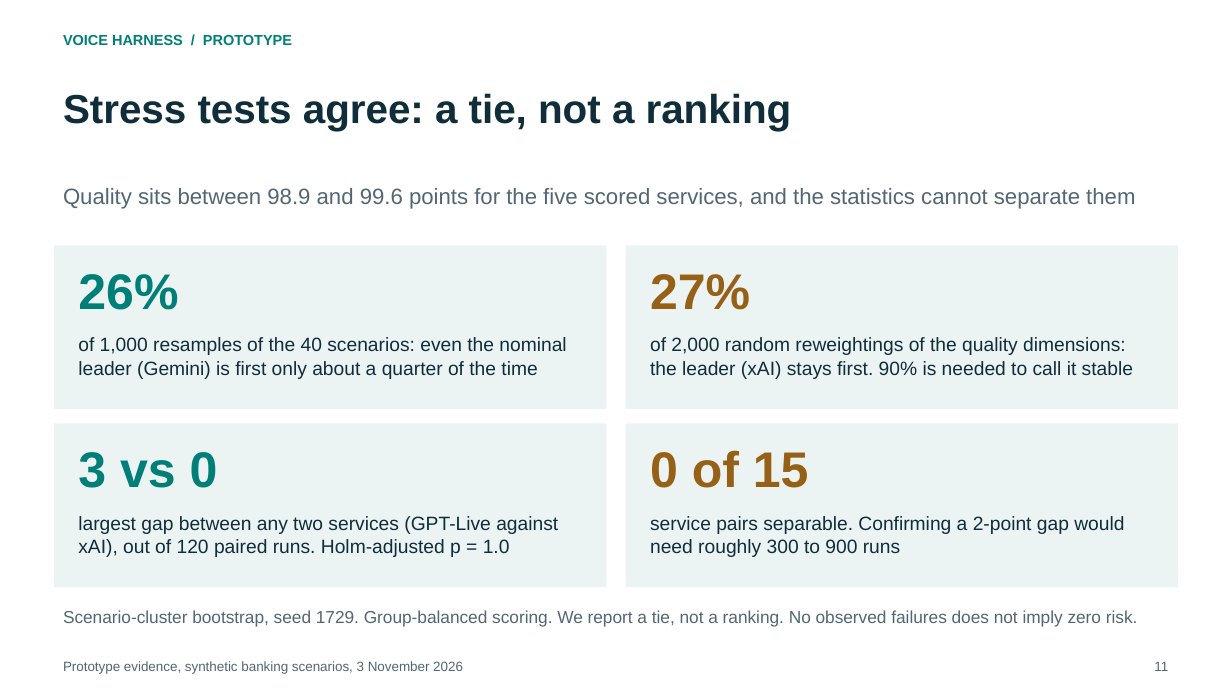
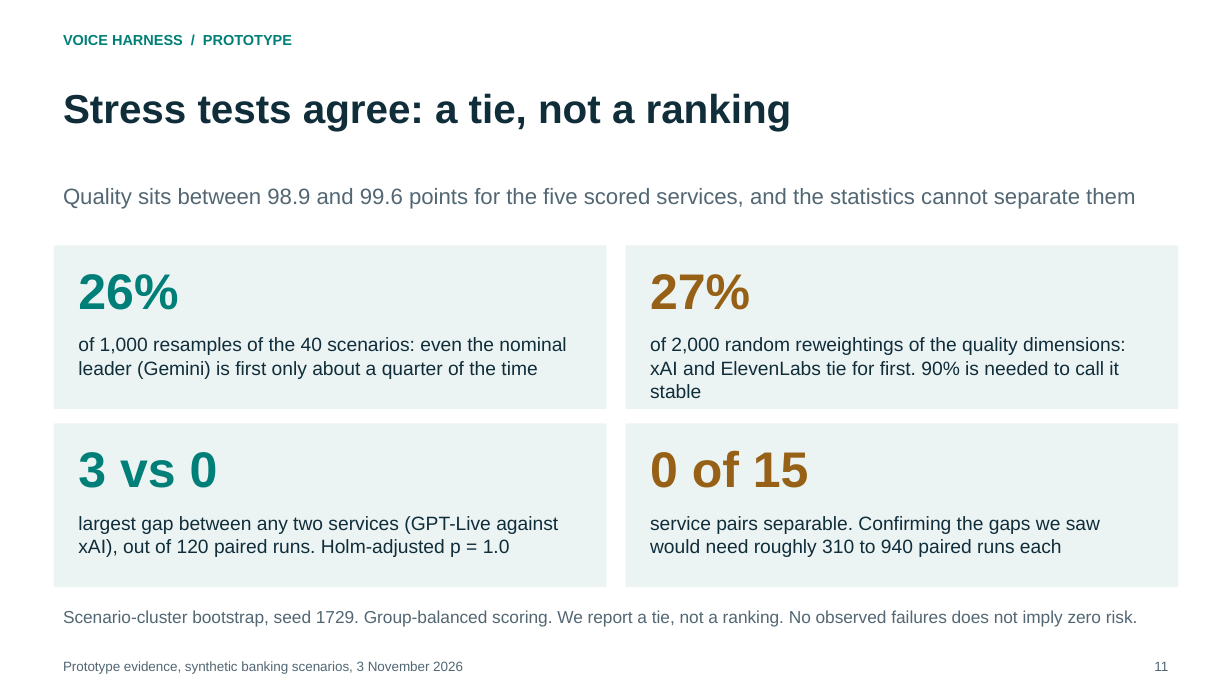
Before and after one commit to Ready2k/Voice_harness, a slide deck: slide 11 of output/consulting-2026-10-31/deliverables/Voice-Harness-Decision-Briefing-v5.pptx. Drawn at 1232x693 pixels with LibreOffice and Linux fonts; fonts in the diff are those of the drawing. Boxes give left, top, right and bottom in pixels: in the first picture for what was removed or moved away, otherwise in the second. Text is boxed around its words. In the diff, an @@ line names an element or a change of style, - is before the commit and + after.

```diff
--- a/output/consulting-2026-10-31/deliverables/Voice-Harness-Decision-Briefing-v5.pptx
+++ b/output/consulting-2026-10-31/deliverables/Voice-Harness-Decision-Briefing-v5.pptx
@@ text at <box>650,337,1126,398</box>: text changed @@
-of 2,000 random reweightings of the quality dimensions: the leader (xAI) stays first. 90% is needed to call it stable
+of 2,000 random reweightings of the quality dimensions: xAI and ElevenLabs tie for first. 90% is needed to call it stable
@@ text at <box>650,516,1100,557</box>: text changed @@
-service pairs separable. Confirming a 2-point gap would need roughly 300 to 900 runs
+service pairs separable. Confirming the gaps we saw would need roughly 310 to 940 paired runs each
```
Also in this commit, not shown: 1 other slide changed, 29 other files.
